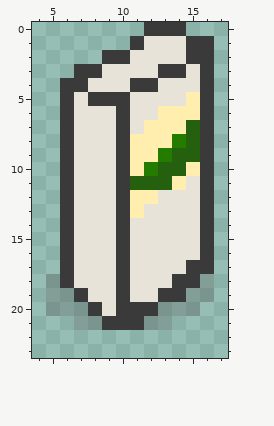
One commit to this pixel-art sprite: src/img/dishes/soy-milk.png. The picture above is the old version.
The file is 24x24 pixels. Colours within 5 levels of each other are drawn and written as one. Shown: x 4..17, y 0..23.
After the commit:
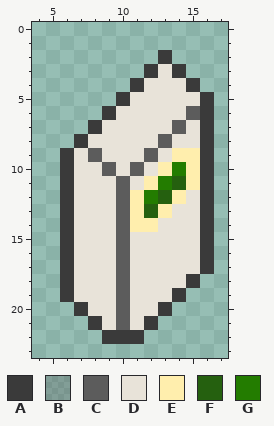
Palette (. is transparent): A #3a3a3a  B #5353534d  C #5c5c5c  D #e8e3d9  E #ffeead  F #25600f  G #237c00
Change:
Colour A is added in row 22 at x 9 to 11.
Colour A replaces colour B in row 19 at x 6; in row 20 at x 7 and 13; in row 21 at x 8 and 12.
Colour A replaces colour D in row 2 at x 13; in row 3 at x 12; in row 4 at x 15; in row 6 at x 9; in row 7 at x 8; in row 8 at x 7.
Colour C replaces colour A in rows 11 to 21 at x 10.
Colour C replaces colour D in row 9 at x 8; in row 10 at x 9.
Colour C replaces colour E in row 6 at x 15; in row 7 at x 14; in row 8 at x 13; in row 9 at x 12; in row 10 at x 11.
Colour D replaces colour A in row 3 at x 13; in row 4 at x 12; in rows 6 to 10 at x 10; in row 17 at x 15; in row 18 at x 14; in row 19 at x 7 and 13.
Colour D replaces colour A in row 20 at x 8 and 11 to 12; in row 21 at x 9 and 11.
Colour D replaces colour E in row 5 at x 15; in row 6 at x 13 to 14; in row 7 at x 12 to 13; in row 8 at x 11 to 12; in row 9 at x 11.
Colour D replaces colour F in rows 7 to 8 at x 15; in row 11 at x 11.
Colour D replaces colour G in row 8 at x 14; in row 9 at x 13; in row 10 at x 12.
Colour E replaces colour D in row 11 at x 15; in row 12 at x 14; in row 13 at x 13; in row 14 at x 11 to 12.
Colour E replaces colour F in row 9 at x 14 to 15; in row 10 at x 13; in row 11 at x 12.
Colour F replaces colour D in row 12 at x 13; in row 13 at x 12.
Colour F replaces colour E in row 11 at x 14.
Colour G replaces colour E in row 12 at x 12.
Colour G replaces colour F in row 10 at x 14; in row 11 at x 13.
Colour A is gone in row 0 at x 12 to 14; in row 1 at x 11 and 15 to 16; in row 2 at x 9 to 10 and 15 to 16; in row 3 at x 7 to 8 and 16; in row 4 at x 6 to 7 and 16; in row 5 at x 6 and 8 to 9.
Colour A is gone in rows 6 to 8 at x 6.
Colour B is gone in row 18 at x 5 and 16; in row 19 at x 5 and 15 to 16; in row 20 at x 5 to 6 and 14 to 15; in row 21 at x 7 and 13.
Colour D is gone in row 1 at x 12 to 14; in row 2 at x 11 to 12 and 14; in row 3 at x 9 to 11 and 15; in row 4 at x 8 to 10; in row 5 at x 7; in row 6 at x 7 to 8.
Colour D is gone in row 7 at x 7.
